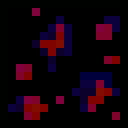
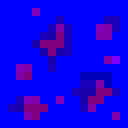
Before/after of a 128×128 layered artwork. What changed in the layer stack:
painted on "low" (1st of 2) over [8, 16, 120, 112]
hid "border", opacity 1% → 10%, painted on it over [0, 0, 128, 128]
renamed "mid" to "hi", hid it, opacity 2% → 1%, painted on it over [16, 8, 120, 120]
renamed "low" to "mid", hid it, painted on it over [8, 16, 120, 120]
removed layer "e_base" over [0, 0, 128, 128]
renamed "hi" to "low", hid it, opacity 5% → 1%, moved it above ":: END E ::", painted on it over [8, 8, 120, 120]
painted on "r_base" over [0, 0, 128, 128]
renamed "m_base" to "Layer 1", hid it, moved it below ":: END R ::", painted on it over [0, 0, 128, 128]
